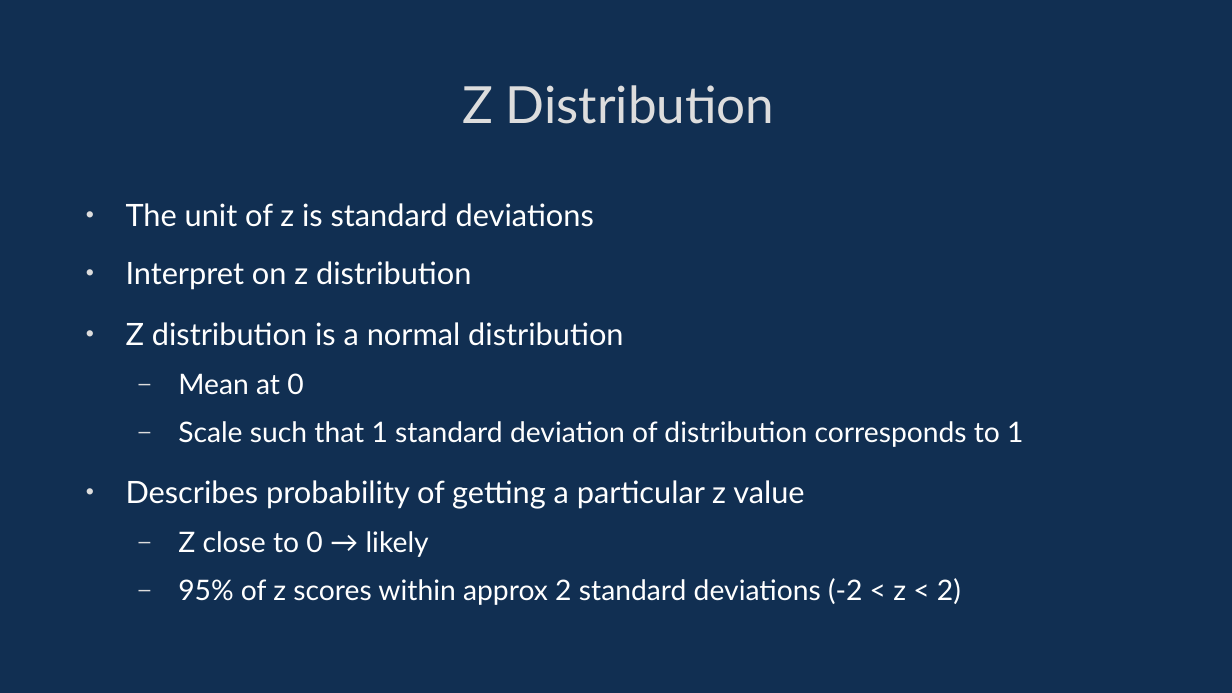
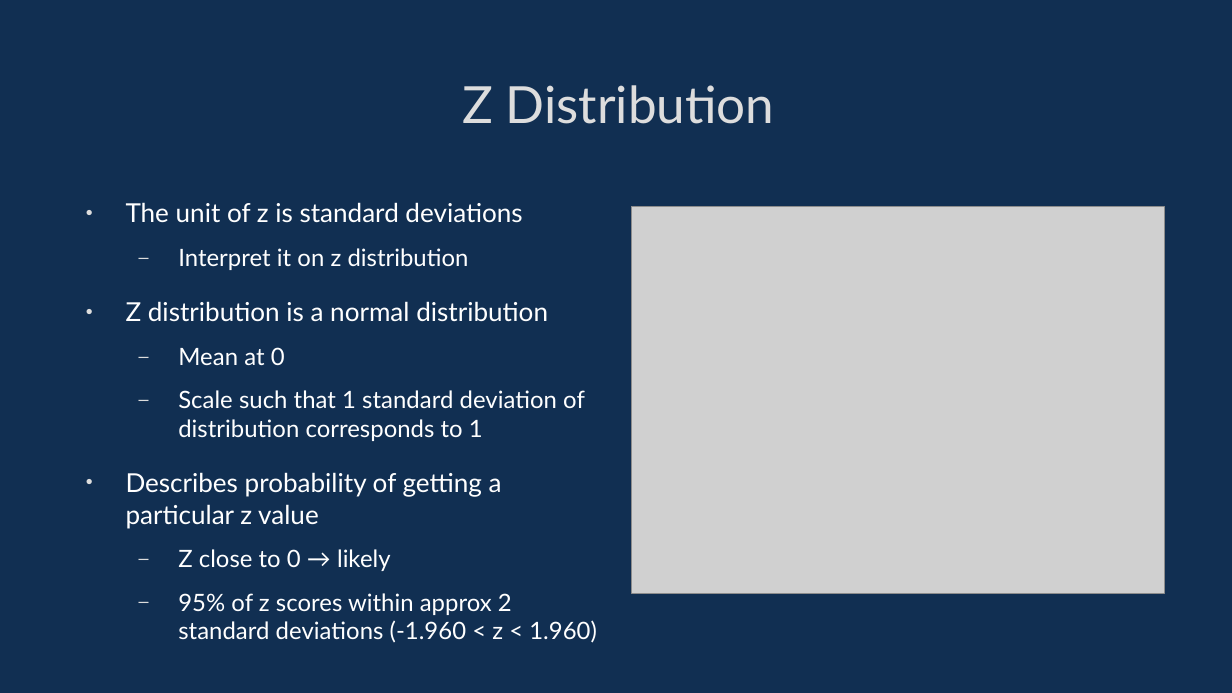
Before and after one commit to davidgundry/maths22-23, a slide deck: slide 54 of slides/maths-12-inferrential-statistics.odp (slide 67 before the commit). Drawn at 1232x693 pixels with LibreOffice and Linux fonts; fonts in the diff are those of the drawing; grey boxes stand for pictures. Boxes give left, top, right and bottom in pixels: in the first picture for what was removed or moved away, otherwise in the second. Text is boxed around its words. In the diff, an @@ line names an element or a change of style, - is before the commit and + after.

```diff
--- a/slides/maths-12-inferrential-statistics.odp
+++ b/slides/maths-12-inferrential-statistics.odp
@@ text at bbox=[126, 202, 585, 571]: size 19.8 to 16.8 pt in "The unit of z is standard deviations", "Z distribution is a normal distribution", "Describes probability of getting a particular z ..."; size 18.2 to 15.5 pt in "Mean at 0", "Scale such that 1 standard deviation of ...", "Z close to 0 → likely" @@
@@ picture added at bbox=[632, 207, 1164, 594] @@
@@ text at bbox=[178, 248, 469, 270]: text changed; size 19.8 to 15.5 pt @@
-• Interpret on z distribution
+  – Interpret it on z distribution
@@ text at bbox=[178, 593, 597, 643]: text changed; size 18.2 to 15.5 pt @@
-  – 95% of z scores within approx 2 standard deviations (-2 < z < 2)
+  – 95% of z scores within approx 2 standard deviations (-1.960 < z < 1.960)
```
Also in this commit, not shown: 32 other slides changed, 22 slides added, 28 slides removed, 17 other files.
